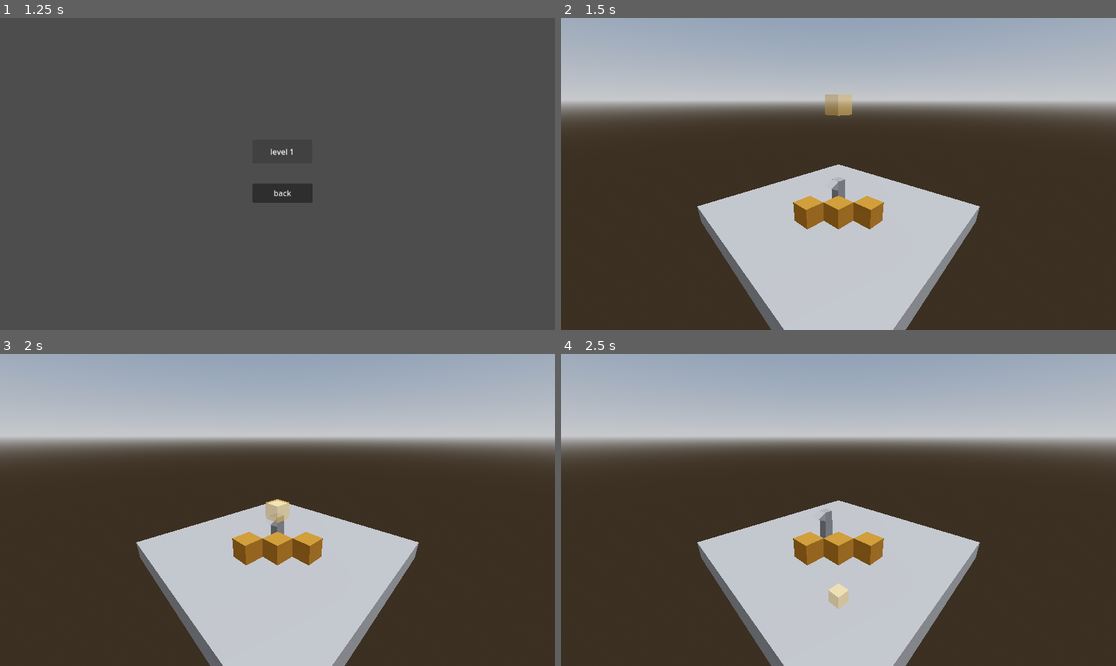
Above: before the commit, frames 1-4 (two rows, left to right).
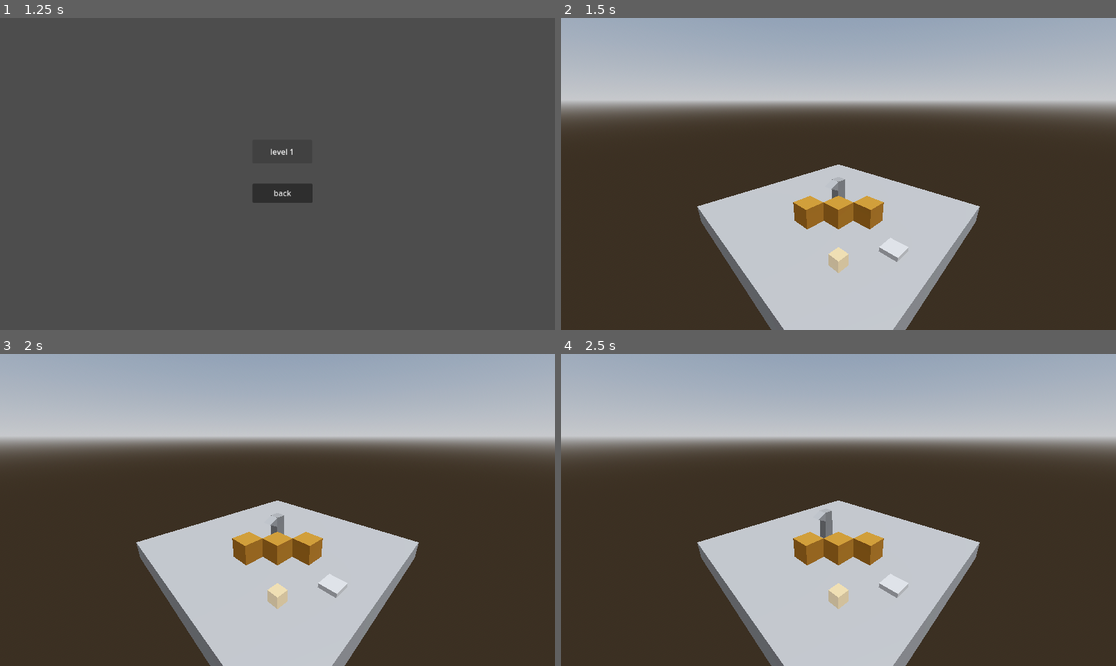
Above: after the commit, the same moments.

Repository: Jnight1104/Iso-Journey
Game: Godot game, scene res://Scenes/Main_menu.tscn
The game is run twice, just before and just after one commit, with the same random seed, the same clock (stepped at 60 frames per second) and the same inputs. The project has no main scene, so this scene is started directly.
Inputs:
- Up to frame 1 (1.25 s): click "Play" at 0.5 s
- Up to frame 2 (1.5 s): click "level 1" at 1.25 s
- Up to frame 3 (2 s): no input
- Up to frame 4 (2.5 s): hold Right (ui_right) from 2.03 s (still down)

Frame 1 is identical in both runs. In frame 2, 0.8% of the frame differs, in the area x 47-63%, y 24-82%; in frame 3, 0.7%; in frame 4, 0.2%.

Commit message:
Implemented pressure plate, pressure plate related interactions, and a global script

Diff:
--- a/Scenes/Box.tscn
+++ b/Scenes/Box.tscn
@@ -7,7 +7,8 @@
 
 [sub_resource type="BoxShape3D" id="BoxShape3D_6ar7v"]
 
-[node name="StaticBody3D" type="StaticBody3D" groups=["Box"]]
+[node name="RigidBody3D" type="RigidBody3D" groups=["Box"]]
+gravity_scale = 0.0
 script = ExtResource("1_lxlui")
 
 [node name="CSGBox3D" type="CSGBox3D" parent="."]
--- a/Scenes/Level_1.tscn
+++ b/Scenes/Level_1.tscn
@@ -1,8 +1,9 @@
-[gd_scene load_steps=9 format=3 uid="uid://d4kc2ojewuget"]
+[gd_scene load_steps=10 format=3 uid="uid://d4kc2ojewuget"]
 
 [ext_resource type="PackedScene" uid="uid://pkgm4m42dt3k" path="res://Scenes/Player.tscn" id="1_e747c"]
 [ext_resource type="PackedScene" uid="uid://c2crxba3owhbe" path="res://Scenes/Box.tscn" id="2_onu2b"]
 [ext_resource type="PackedScene" uid="uid://cfyksnkf74v44" path="res://Scenes/Win_collectible.tscn" id="3_adoy0"]
+[ext_resource type="PackedScene" uid="uid://llop56s2vxno" path="res://Scenes/Pressure_plate.tscn" id="4_g432u"]
 
 [sub_resource type="ProceduralSkyMaterial" id="ProceduralSkyMaterial_l8oyi"]
 sky_horizon_color = Color(0.64625, 0.65575, 0.67075, 1)
@@ -23,7 +24,7 @@
 [sub_resource type="BoxShape3D" id="BoxShape3D_tp2vw"]
 size = Vector3(11, 1, 1)
 
-[node name="Node3D" type="Node3D"]
+[node name="Level" type="Node3D"]
 
 [node name="WorldEnvironment" type="WorldEnvironment" parent="."]
 environment = SubResource("Environment_6w05v")
@@ -78,5 +79,8 @@
 [node name="StaticBody3D2" parent="." instance=ExtResource("2_onu2b")]
 transform = Transform3D(1, 0, 0, 0, 1, 0, 0, 0, 1, 0, 1, -2)
 
-[node name="RigidBody3D2" parent="." instance=ExtResource("3_adoy0")]
-transform = Transform3D(1, 0, 0, 0, 1, 0, 0, 0, 1, 3, 6, -3)
+[node name="Win_collectible" parent="." instance=ExtResource("3_adoy0")]
+transform = Transform3D(1, 0, 0, 0, 1, 0, 0, 0, 1, 3, 0.75, -3)
+
+[node name="Area3D" parent="." instance=ExtResource("4_g432u")]
+transform = Transform3D(1, 0, 0, 0, 1, 0, 0, 0, 1, 1, 0.5, -4)
--- /dev/null
+++ b/Scenes/Pressure_plate.tscn
@@ -0,0 +1,31 @@
+[gd_scene load_steps=5 format=3 uid="uid://llop56s2vxno"]
+
+[ext_resource type="Script" path="res://Scripts/pressure_plate.gd" id="1_lm0ja"]
+
+[sub_resource type="StandardMaterial3D" id="StandardMaterial3D_hyrw7"]
+albedo_color = Color(0.7, 0.7, 0.7, 1)
+
+[sub_resource type="StandardMaterial3D" id="StandardMaterial3D_w6jl4"]
+albedo_color = Color(0.7, 0.7, 0.7, 1)
+
+[sub_resource type="BoxShape3D" id="BoxShape3D_ai5mk"]
+size = Vector3(0.8, 0.25, 0.8)
+
+[node name="Area3D" type="Area3D"]
+script = ExtResource("1_lm0ja")
+
+[node name="Unpressed" type="CSGBox3D" parent="."]
+transform = Transform3D(1, 0, 0, 0, 1, 0, 0, 0, 1, 0, 0.1, 0)
+size = Vector3(0.8, 0.2, 0.8)
+material = SubResource("StandardMaterial3D_hyrw7")
+
+[node name="Pressed" type="CSGBox3D" parent="."]
+transform = Transform3D(1, 0, 0, 0, 1, 0, 0, 0, 1, 0, 0.025, 0)
+size = Vector3(0.8, 0.05, 0.8)
+material = SubResource("StandardMaterial3D_w6jl4")
+
+[node name="CollisionShape3D" type="CollisionShape3D" parent="."]
+transform = Transform3D(1, 0, 0, 0, 1, 0, 0, 0, 1, 0, 0.2, 0)
+shape = SubResource("BoxShape3D_ai5mk")
+
+[connection signal="body_entered" from="." to="." method="_pressed"]
--- a/Scripts/box.gd
+++ b/Scripts/box.gd
@@ -1,4 +1,4 @@
-extends StaticBody3D
+extends RigidBody3D
 
 const LERP_RATE : float = 0.3
 const UP : Vector3 = Vector3(1, 0, 0)
--- /dev/null
+++ b/Scripts/global.gd
@@ -0,0 +1,3 @@
+extends Node
+
+var level : int = 1
--- /dev/null
+++ b/Scripts/pressure_plate.gd
@@ -0,0 +1,20 @@
+extends Area3D
+
+@onready var global = get_node("/root/Global")
+signal press_signal
+
+# Called when the node enters the scene tree for the first time.
+func _ready():
+	pass # Replace with function body.
+
+
+# Called every frame. 'delta' is the elapsed time since the previous frame.
+func _process(delta):
+	pass
+
+
+func _pressed(body):
+	print("boop")
+	if global.level == 1:
+		press_signal.connect(get_node("/root/Level/Win_collectible")._win)
+		press_signal.emit()
--- a/Scripts/win_collectible.gd
+++ b/Scripts/win_collectible.gd
@@ -7,7 +7,6 @@
 # Called when the node enters the scene tree for the first time.
 func _ready():
 	$CSGBox3D.material.albedo_color = TRANSPARENT_COLOUR
-	pass # Replace with function body.
 
 
 # Called every frame. 'delta' is the elapsed time since the previous frame.
@@ -19,3 +18,7 @@
 	if body.is_in_group("Player"):
 		print("plink")
 		queue_free()
+
+
+func _win():
+	$CSGBox3D.material.albedo_color = OPAQUE_COLOUR
--- a/project.godot
+++ b/project.godot
@@ -14,6 +14,10 @@
 config/features=PackedStringArray("4.3", "Forward Plus")
 config/icon="res://icon.svg"
 
+[autoload]
+
+Global="*res://Scripts/global.gd"
+
 [global_group]
 
 Boundaries=""
